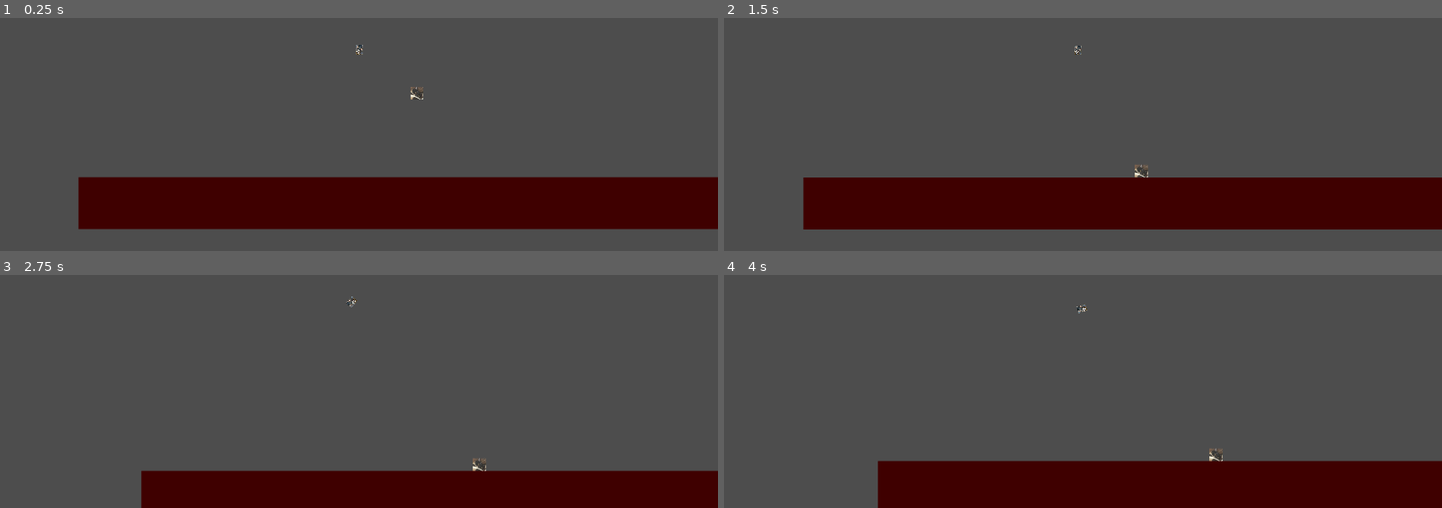
Above: before the commit, frames 1-4 (two rows, left to right).
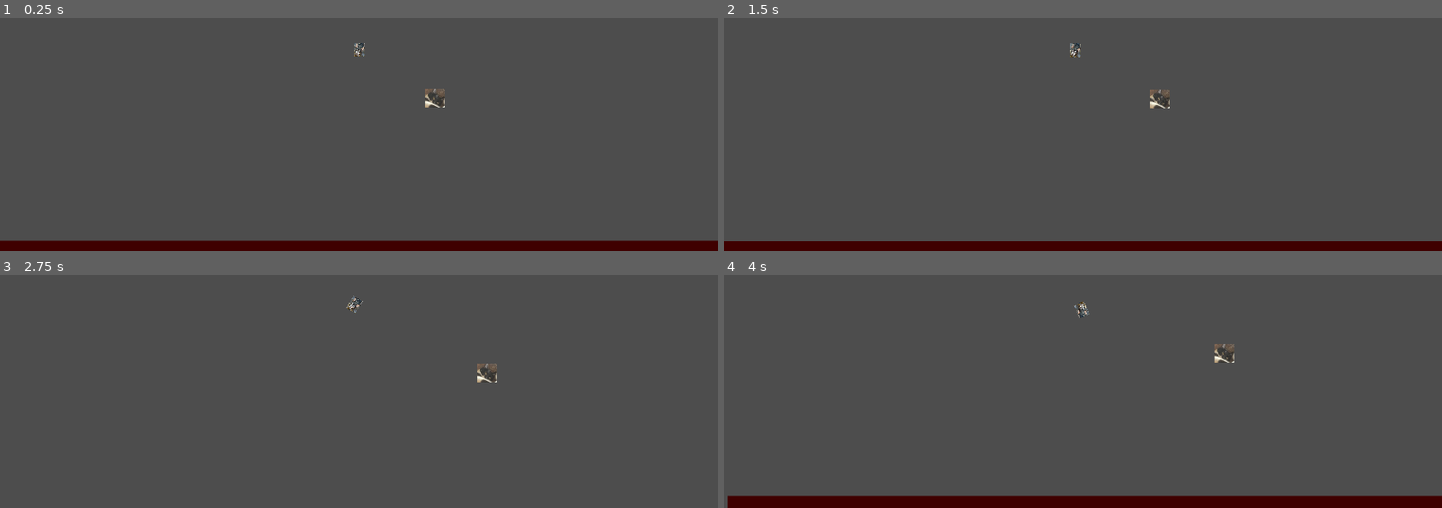
Above: after the commit, the same moments.

Repository: travisbstop/HammerGamePrototype
Game: Godot game, scene res://game.tscn
The game is run twice, just before and just after one commit, with the same random seed, the same clock (stepped at 60 frames per second) and the same inputs.
Inputs (mouse positions are in pixels of both pictures, inside the frame that each line leads up to):
- Up to frame 1 (0.25 s): no input
- Up to frame 2 (1.5 s): move the mouse to (1240, 29) at 0.52 s; press the mouse at (1240, 29) at 0.53 s; tap Enter at 1.25 s; move the mouse to (939, 69) at 1.27 s; release the mouse at (939, 69) at 1.28 s; right-click (939, 69) at 1.35 s
- Up to frame 3 (2.75 s): move the mouse to (outside the picture) at 2.02 s; press the mouse at (outside the picture) at 2.03 s
- Up to frame 4 (4 s): move the mouse to (1047, 386) at 2.77 s; release the mouse at (1047, 386) at 2.78 s; right-click (1047, 386) at 2.85 s; move the mouse to (1298, 368) at 3.52 s; press the mouse at (1298, 368) at 3.53 s

The runs differ from the first frame. In frame 1, 25% of the frame differs, in the area x 0-100%, y 10-100%; in frame 2, 24%; in frame 3, 13%; in frame 4, 13%.
Error after the commit: Invalid access to property or key 'position' on a base object of type 'null instance'. (res://simple_enemy/simple_enemy_states/chasing.gd:13)

Commit message:
restructure files so that state machines for player/hammer are with the rest of the relevant logic. create enemy state machine and simple enemy that chases the player

Diff:
--- /dev/null
+++ b/enemy_state_machine/enemy_state.gd
@@ -0,0 +1,20 @@
+class_name EnemyState
+extends Node
+
+var parent: RigidBody2D
+var force: int
+
+func enter() -> void:
+	pass
+
+func exit() -> void:
+	pass
+
+func process_input(_event: InputEvent) -> EnemyState:
+	return null
+
+func process_frame(_delta: float) -> EnemyState:
+	return null
+
+func process_physics(_delta: float) -> EnemyState:
+	return null
--- /dev/null
+++ b/enemy_state_machine/enemy_state_machine.gd
@@ -0,0 +1,35 @@
+extends Node
+
+@export
+var starting_state: EnemyState
+
+var current_state: EnemyState
+
+func init(parent: SimpleEnemy, force: int = 15000) -> void:
+	for child in get_children():
+		child.parent = parent
+		child.force = force
+	change_state(starting_state)
+
+
+func change_state(new_state: EnemyState) -> void:
+	if current_state:
+		current_state.exit()
+
+	current_state = new_state
+	current_state.enter()
+
+func process_physics(delta: float) -> void:
+	var new_state = current_state.process_physics(delta)
+	if new_state:
+		change_state(new_state)
+
+func process_input(event: InputEvent) -> void:
+	var new_state = current_state.process_input(event)
+	if new_state:
+		change_state(new_state)
+
+func process_frame(delta: float) -> void:
+	var new_state = current_state.process_frame(delta)
+	if new_state:
+		change_state(new_state)
--- a/hammer/hammer.tscn
+++ b/hammer/hammer.tscn
@@ -1,8 +1,8 @@
 [gd_scene load_steps=7 format=3 uid="uid://ddfi4k5ltfjpy"]
 
 [ext_resource type="Script" uid="uid://dvwrmwds6lc8j" path="res://hammer/hammer.gd" id="1_nlxmv"]
-[ext_resource type="PackedScene" uid="uid://clpfxixtfnyn7" path="res://telekenetic_object_state_machine/telekenetic_object_state_machine.tscn" id="2_xq4xc"]
-[ext_resource type="Script" uid="uid://bu04d17dd0q47" path="res://telekenetic_object_state_machine/telekenetic_object_state_machine.gd" id="3_fgbwv"]
+[ext_resource type="PackedScene" uid="uid://clpfxixtfnyn7" path="res://hammer/telekenetic_object_state_machine/telekenetic_object_state_machine.tscn" id="2_xq4xc"]
+[ext_resource type="Script" uid="uid://bu04d17dd0q47" path="res://hammer/telekenetic_object_state_machine/telekenetic_object_state_machine.gd" id="3_fgbwv"]
 [ext_resource type="Script" uid="uid://cyt64aaf1ahk0" path="res://hammer/hammer_states/idle.gd" id="4_70e8i"]
 [ext_resource type="Script" uid="uid://ca5rr38a87sl0" path="res://hammer/hammer_states/pulling.gd" id="5_bl7n2"]
 [ext_resource type="Script" uid="uid://1aqx3yj8pndq" path="res://hammer/hammer_states/grabbing.gd" id="6_ksfjn"]
--- a/hammer/hammer_states/grabbing.gd
+++ b/hammer/hammer_states/grabbing.gd
@@ -16,7 +16,7 @@
 '''
 Connect the telekenetic object to the pinjoint that is always positioned at the players cursor so that it is being "grabbed"
 '''
-func process_physics(delta) -> TelekeneticObjectState:
+func process_physics(_delta) -> TelekeneticObjectState:
 	mouse_position = get_global_mouse_position.call()
 	cursor_pinjoint_2d.node_b = parent.get_path()
 	if Input.is_action_pressed('click'):
--- a/player/player.tscn
+++ b/player/player.tscn
@@ -2,8 +2,8 @@
 
 [ext_resource type="Script" uid="uid://bg1itjf7w6ann" path="res://player/player.gd" id="1_ul6xn"]
 [ext_resource type="Texture2D" uid="uid://t6uuou2tjql" path="res://Doodle.png" id="2_yoj7d"]
-[ext_resource type="PackedScene" uid="uid://b407vxnx6yrcb" path="res://telekenetic_character_state_machine/telekenetic_character_state_machine.tscn" id="3_o0n0c"]
-[ext_resource type="Script" uid="uid://cgstfstigiany" path="res://telekenetic_character_state_machine/telekenetic_character_state_machine.gd" id="4_dkcfw"]
+[ext_resource type="PackedScene" uid="uid://b407vxnx6yrcb" path="res://player/telekenetic_character_state_machine/telekenetic_character_state_machine.tscn" id="3_o0n0c"]
+[ext_resource type="Script" uid="uid://cgstfstigiany" path="res://player/telekenetic_character_state_machine/telekenetic_character_state_machine.gd" id="4_dkcfw"]
 [ext_resource type="Script" uid="uid://ccr33e8ybg2iw" path="res://player/player_states/idle.gd" id="4_v17us"]
 [ext_resource type="Script" uid="uid://cjmrakui4ht7r" path="res://player/player_states/pulling.gd" id="5_tghsy"]
 
@@ -36,6 +36,6 @@
 idle_state = NodePath("../Idle")
 
 [node name="Camera2D" type="Camera2D" parent="."]
-zoom = Vector2(0.5, 0.5)
+zoom = Vector2(0.75, 0.75)
 position_smoothing_enabled = true
 position_smoothing_speed = 2.5
--- a/telekenetic_character_state_machine/telekenetic_character_state.gd
+++ b/player/telekenetic_character_state_machine/telekenetic_character_state.gd
@@ -10,11 +10,11 @@
 func exit() -> void:
 	pass
 
-func process_input(event: InputEvent) -> TelekeneticCharacterState:
+func process_input(_event: InputEvent) -> TelekeneticCharacterState:
 	return null
 
-func process_frame(delta: float) -> TelekeneticCharacterState:
+func process_frame(_delta: float) -> TelekeneticCharacterState:
 	return null
 
-func process_physics(delta: float) -> TelekeneticCharacterState:
+func process_physics(_delta: float) -> TelekeneticCharacterState:
 	return null
--- a/simple_enemy/simple_enemy.gd
+++ b/simple_enemy/simple_enemy.gd
@@ -1,11 +1,20 @@
-extends Node
+class_name SimpleEnemy
+extends RigidBody2D
 
+@onready
+var state_machine = $EnemyStateMachine
 
-# Called when the node enters the scene tree for the first time.
+@export
+var force: int = 100000
+
 func _ready() -> void:
-	pass # Replace with function body.
+	state_machine.init(self, force)
 
+func _unhandled_input(event: InputEvent) -> void:
+	state_machine.process_input(event)
 
-# Called every frame. 'delta' is the elapsed time since the previous frame.
+func _physics_process(delta: float) -> void:
+	state_machine.process_physics(delta)
+
 func _process(delta: float) -> void:
-	pass
+	state_machine.process_frame(delta)
--- a/simple_enemy/simple_enemy.tscn
+++ b/simple_enemy/simple_enemy.tscn
@@ -1,18 +1,29 @@
-[gd_scene load_steps=3 format=3 uid="uid://bciwoladkajew"]
+[gd_scene load_steps=6 format=3 uid="uid://bciwoladkajew"]
 
+[ext_resource type="Script" uid="uid://nasory2i35v8" path="res://simple_enemy/simple_enemy.gd" id="1_6xfip"]
 [ext_resource type="Texture2D" uid="uid://btcohqey5ysk8" path="res://assets/Alan.png" id="1_x1x6l"]
+[ext_resource type="Script" uid="uid://dnqo3651arcxv" path="res://enemy_state_machine/enemy_state_machine.gd" id="2_7fodm"]
+[ext_resource type="Script" uid="uid://dtpsvdijsu4ew" path="res://simple_enemy/simple_enemy_states/chasing.gd" id="3_ey4tb"]
 
 [sub_resource type="RectangleShape2D" id="RectangleShape2D_prm5s"]
 size = Vector2(70.5, 67.5)
 
 [node name="SimpleEnemy" type="RigidBody2D"]
-position = Vector2(-37, -29)
+gravity_scale = 0.0
+script = ExtResource("1_6xfip")
 
 [node name="Sprite2D" type="Sprite2D" parent="."]
-position = Vector2(38.25, 28.5)
+position = Vector2(0.25001144, -0.4999733)
 scale = Vector2(0.479592, 0.540323)
 texture = ExtResource("1_x1x6l")
 
 [node name="CollisionShape2D" type="CollisionShape2D" parent="."]
-position = Vector2(38.25, 28.75)
+position = Vector2(1.1444092e-05, 2.670288e-05)
 shape = SubResource("RectangleShape2D_prm5s")
+
+[node name="EnemyStateMachine" type="Node" parent="." node_paths=PackedStringArray("starting_state")]
+script = ExtResource("2_7fodm")
+starting_state = NodePath("Chasing")
+
+[node name="Chasing" type="Node" parent="EnemyStateMachine"]
+script = ExtResource("3_ey4tb")
--- /dev/null
+++ b/simple_enemy/simple_enemy_states/chasing.gd
@@ -0,0 +1,22 @@
+extends EnemyState
+
+var player_node: RigidBody2D
+
+func enter() -> void:
+	print("enter chasing state")
+	player_node = get_tree().root.get_child(0).get_node('Player')
+
+func exit() -> void:
+	pass
+
+func process_physics(delta) -> EnemyState:
+	var direction_towards_player = parent.position.direction_to(player_node.position)
+	var acceleration = (direction_towards_player * force * delta)/parent.mass
+
+	var new_velocity = parent.linear_velocity + acceleration
+	#
+	if parent.linear_velocity.length() < 1500 or new_velocity.length() < 1500:
+		parent.apply_force(acceleration)
+
+
+	return null
Not shown, added: enemy_state_machine/enemy_state.gd.uid
Not shown, added: enemy_state_machine/enemy_state_machine.gd.uid
Renamed: telekenetic_object_state_machine/telekenetic_object_state.gd -> hammer/telekenetic_object_state_machine/telekenetic_object_state.gd
Renamed: telekenetic_object_state_machine/telekenetic_object_state.gd.uid -> hammer/telekenetic_object_state_machine/telekenetic_object_state.gd.uid
Renamed: telekenetic_object_state_machine/telekenetic_object_state_machine.gd -> hammer/telekenetic_object_state_machine/telekenetic_object_state_machine.gd
Renamed: telekenetic_object_state_machine/telekenetic_object_state_machine.gd.uid -> hammer/telekenetic_object_state_machine/telekenetic_object_state_machine.gd.uid
Renamed: telekenetic_object_state_machine/telekenetic_object_state_machine.tscn -> hammer/telekenetic_object_state_machine/telekenetic_object_state_machine.tscn
Not shown: 1 places in player.tscn that only renumber resources
Renamed: telekenetic_character_state_machine/telekenetic_character_state.gd.uid -> player/telekenetic_character_state_machine/telekenetic_character_state.gd.uid
Renamed: telekenetic_character_state_machine/telekenetic_character_state_machine.gd -> player/telekenetic_character_state_machine/telekenetic_character_state_machine.gd
Renamed: telekenetic_character_state_machine/telekenetic_character_state_machine.gd.uid -> player/telekenetic_character_state_machine/telekenetic_character_state_machine.gd.uid
Renamed: telekenetic_character_state_machine/telekenetic_character_state_machine.tscn -> player/telekenetic_character_state_machine/telekenetic_character_state_machine.tscn
(and 1 more such lines)
